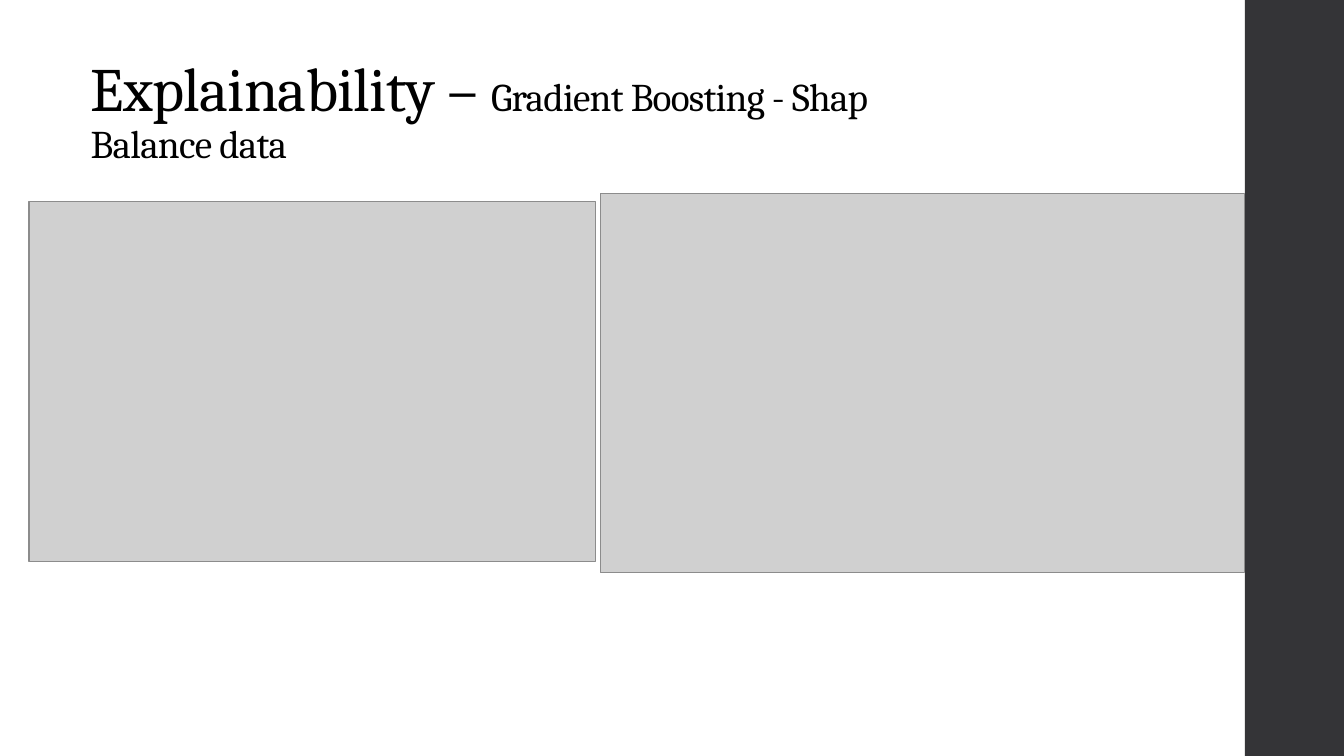
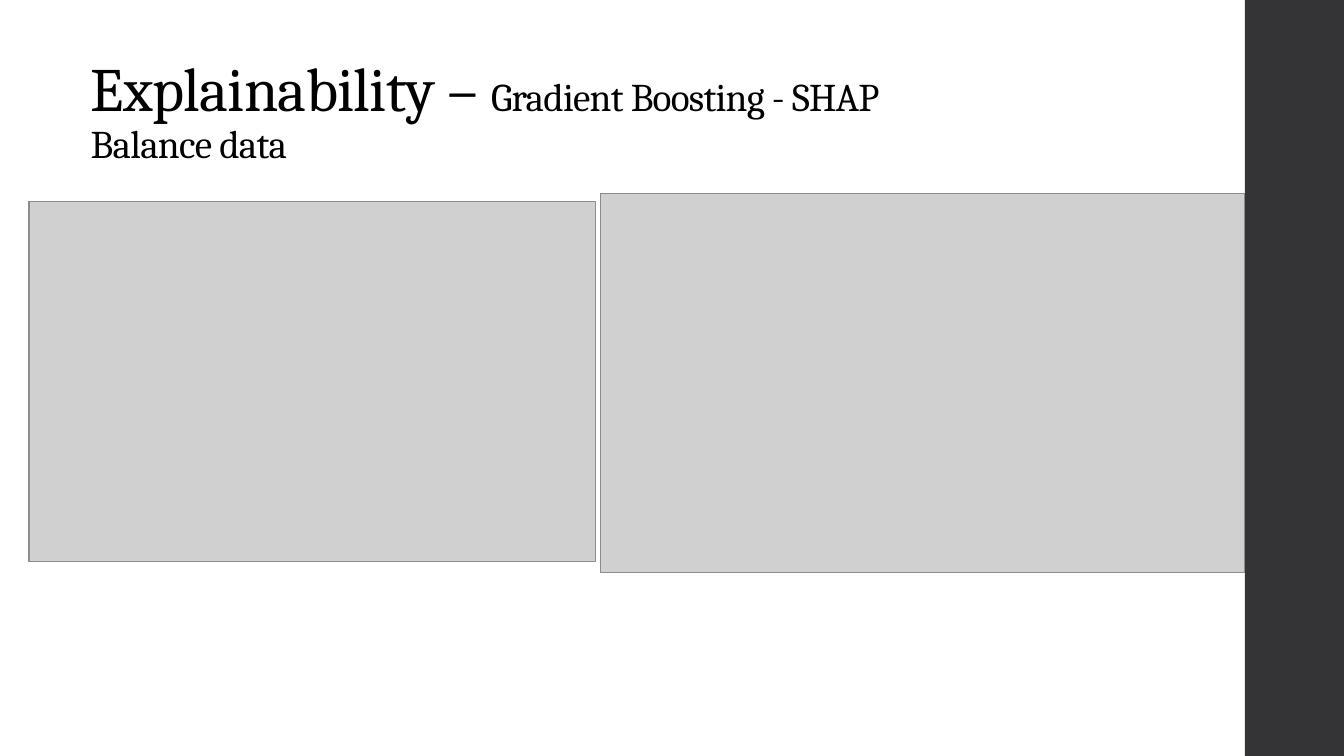
Before and after one commit to efratkohen/Big_five, a slide deck: slide 19 of Classification of the gender of Big five survey.pptx. Drawn at 1344x756 pixels with LibreOffice and Linux fonts; fonts in the diff are those of the drawing; grey boxes stand for pictures. Boxes give left, top, right and bottom in pixels: in the first picture for what was removed or moved away, otherwise in the second. Text is boxed around its words. In the diff, an @@ line names an element or a change of style, - is before the commit and + after.

```diff
--- a/Classification of the gender of Big five survey.pptx
+++ b/Classification of the gender of Big five survey.pptx
@@ text at bbox=[91, 68, 879, 125]: text changed @@
-Explainability – Gradient Boosting - Shap
+Explainability – Gradient Boosting - SHAP
```
Also in this commit, not shown: 12 other slides changed.
